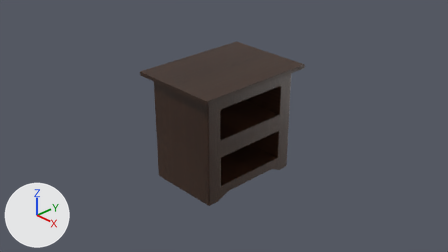
One commit to the Blender file CasaProyecto/Models/buro/buro.blend: the scene before it, then after it.
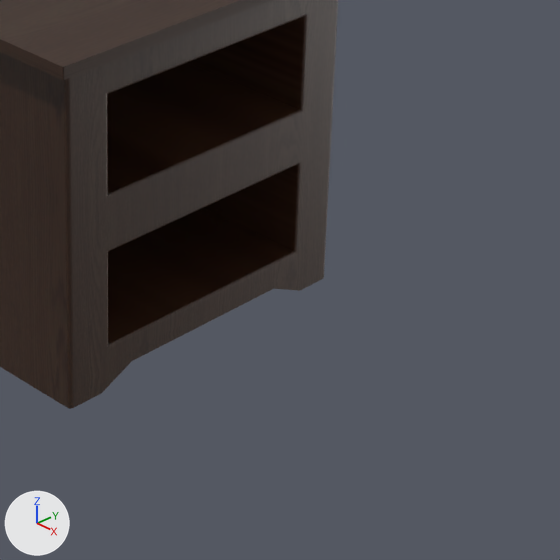
Each version is shown from the file's camera 'Camera', then close up on the part from 42% to 80% of the width and 32% to 100% of the height. The lights are fixed; the arrows at lower left show +X, +Y and +Z.

The first close-up shows 'Cube', 'Cubo'.
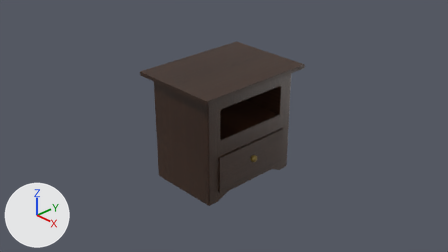
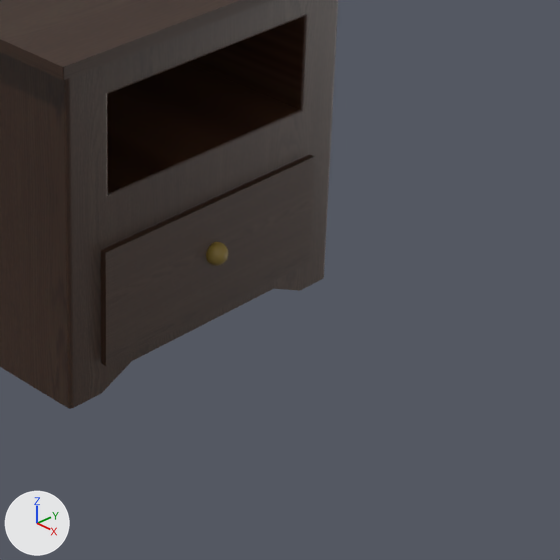
Location of each change, (x1, y1, x2, y2) in pixels of the close-ups (560 x 560 px):
'Cubo.007', added (black)
    after: (101, 154, 315, 366)
'Esfera', added (brown)
    after: (206, 242, 228, 266)

Edits to the bpy script that builds the scene:
```text
Add img_metal_jpg:
    img_metal_jpg = load_image('metal.jpg', 'metal.jpg', 512, 512, 'sRGB')
Add img_madera_jpg_002:
    img_madera_jpg_002 = load_image('madera.jpg.002', 'madera.jpg', 512, 512, 'sRGB')
Add mat_material_005:
    mat_material_005 = principled_material('Material.005')
    mat_material_005.texture = img_metal_jpg
Add mat_material_004:
    mat_material_004 = principled_material('Material.004')
    mat_material_004.texture = img_madera_jpg_002
Add me_esfera:
    me_esfera.from_pydata(...)  # 314 vertices, 320 faces; spans x -0.51..0.97, y -0.97..0.97, z -0.98..0.98
    me_esfera.materials.append(mat_material_005)  # picture img_metal_jpg
Add me_cubo_007:
    me_cubo_007.from_pydata(...)  # 1744 vertices, 1742 faces; spans x -1.0..1.0, y -1.0..1.0, z -1.0..1.0
    me_cubo_007.materials.append(mat_material_004)  # picture img_madera_jpg_002
Add ob_esfera:
    ob_esfera = bpy.data.objects.new('Esfera', me_esfera)
    ob_esfera.location = (0.774, 0.0, -0.424)
    ob_esfera.rotation_euler = (0.0, 0.0, 0.0541)  # degrees (0, 0, 3.1)
    ob_esfera.scale = (0.0654, 0.0654, 0.0654)
Add ob_cubo_007:
    ob_cubo_007 = bpy.data.objects.new('Cubo.007', me_cubo_007)
    ob_cubo_007.location = (0.736, -0.002, -0.459)
    ob_cubo_007.rotation_euler = (1.571, 1.571, 0.0)  # degrees (90, 90, 0)
    ob_cubo_007.scale = (0.338, 0.0187, 0.793)
```
